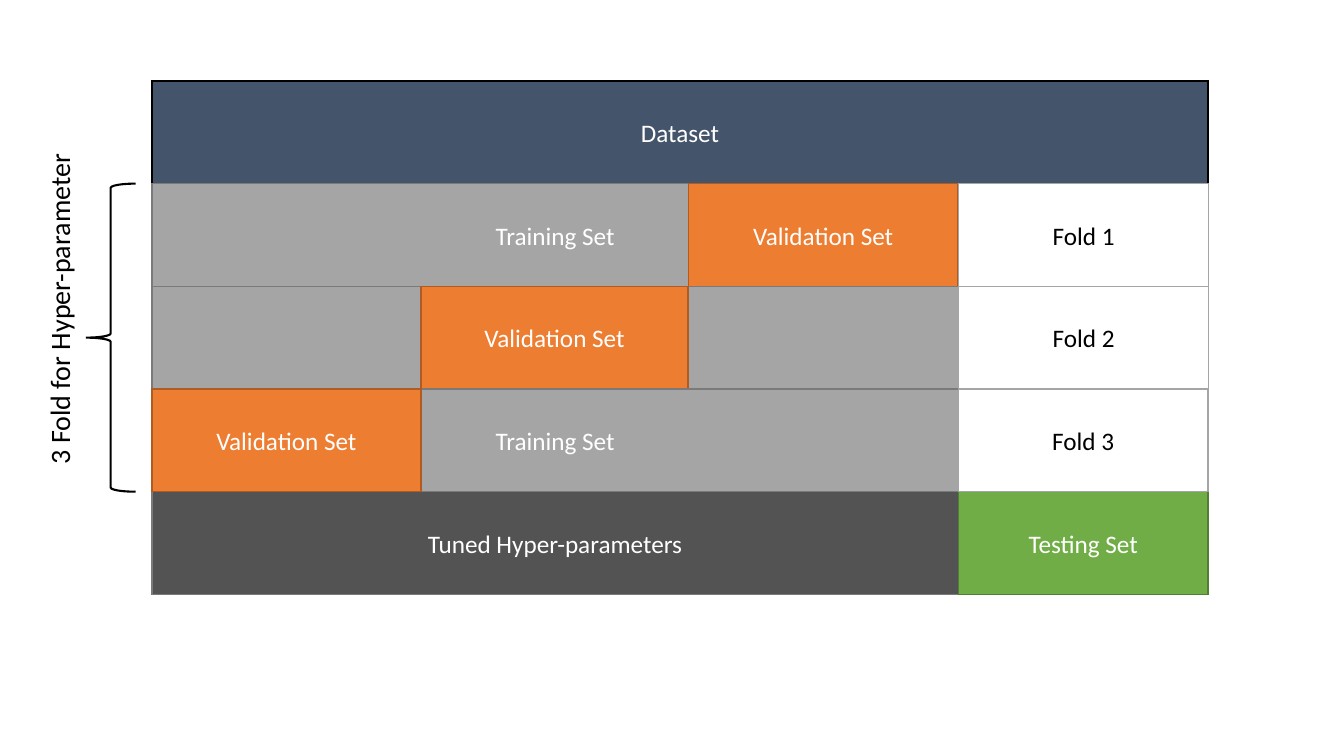
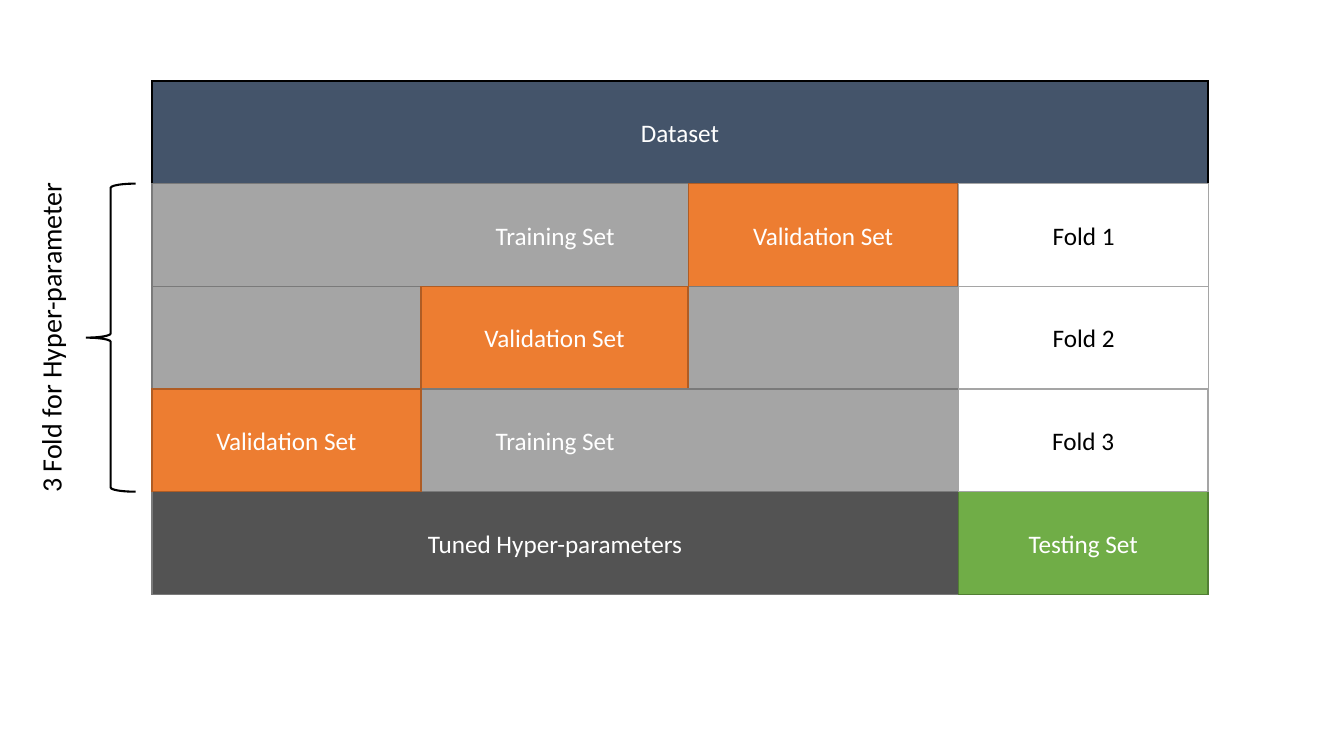
Before and after one commit to samlexrod/sparkify, a slide deck: slide 1 of ArticleImg/DatasetSplit.pptm. Drawn at 1344x756 pixels with LibreOffice and Linux fonts; fonts in the diff are those of the drawing. Boxes give left, top, right and bottom in pixels: in the first picture for what was removed or moved away, otherwise in the second. Text is boxed around its words. In the diff, an @@ line names an element or a change of style, - is before the commit and + after.

```diff
--- a/ArticleImg/DatasetSplit.pptm
+++ b/ArticleImg/DatasetSplit.pptm
@@ text "3 Fold for Hyper-parameter": place and size @@
-text "3 Fold for Hyper-parameter" at [44,173,78,463]
+text "3 Fold for Hyper-parameter" at [35,201,69,491]
```
Also in this commit, not shown: 3 other files.
